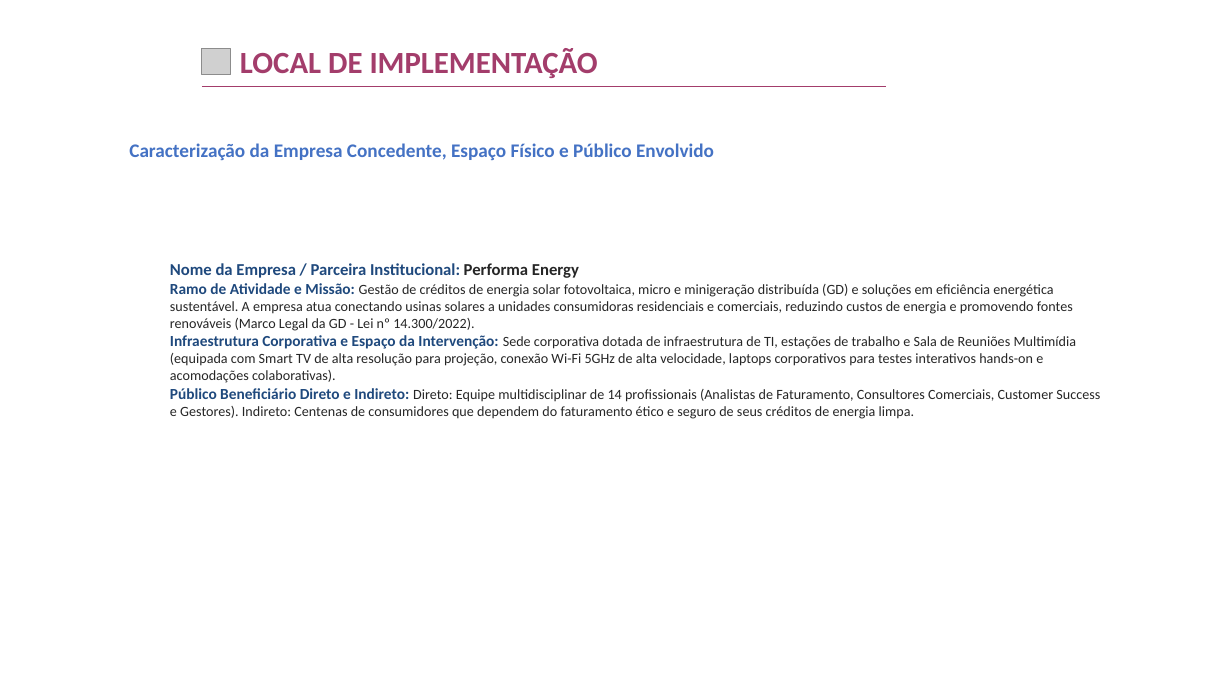
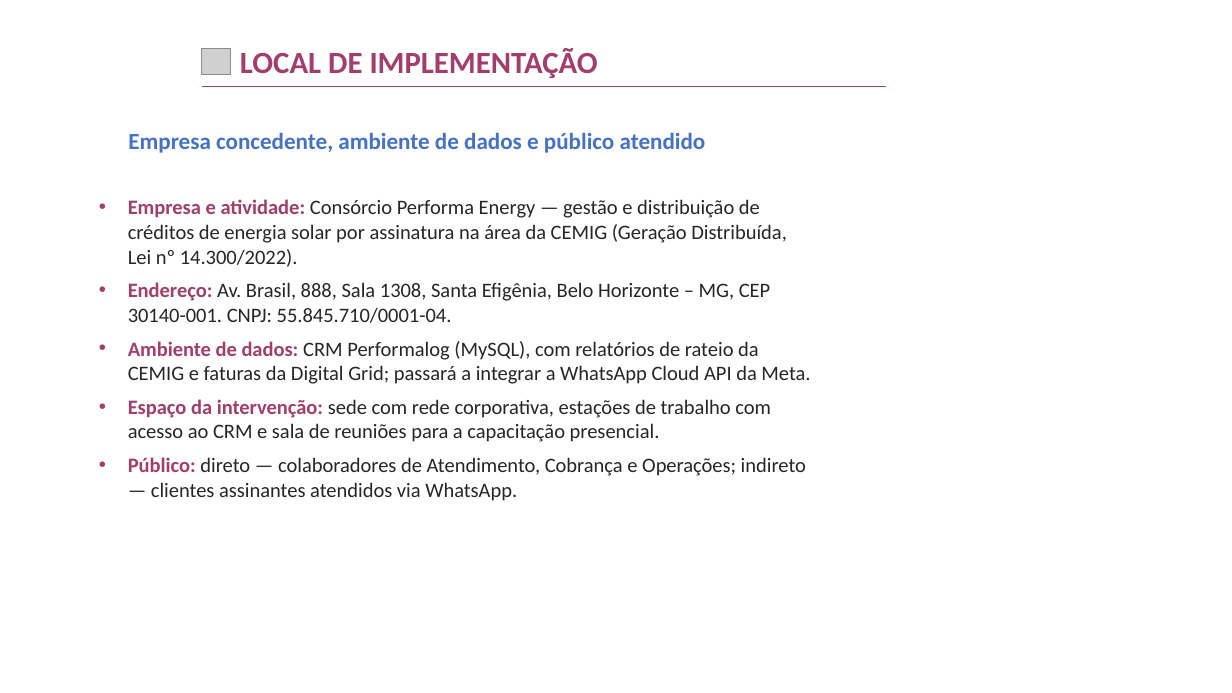
Before and after one commit to rafasants1/apex, a slide deck: slide 6 of TEMPLATE_PREENCHIDO_APEX_V_PERFORMA_ENERGY.pptx. Drawn at 1232x693 pixels with LibreOffice and Linux fonts; fonts in the diff are those of the drawing; grey boxes stand for pictures; background and template pictures are left out. Boxes give left, top, right and bottom in pixels: in the first picture for what was removed or moved away, otherwise in the second. Text is boxed around its words. In the diff, an @@ line names an element or a change of style, - is before the commit and + after.

Commit message:
feat(apex-v): aplicacao integral das correcoes ABNT/layout, pacotes modulares M1/M2 e suite Performalog Atendimento

```diff
--- a/TEMPLATE_PREENCHIDO_APEX_V_PERFORMA_ENERGY.pptx
+++ b/TEMPLATE_PREENCHIDO_APEX_V_PERFORMA_ENERGY.pptx
@@ text at <box>128,133,706,153</box>: text changed; size 15 to 18 pt @@
-Caracterização da Empresa Concedente, Espaço Físico e Público Envolvido
+Empresa concedente, ambiente de dados e público atendido
@@ text at <box>128,199,810,501</box>: text changed; size 11 to 16 pt @@
-Nome da Empresa / Parceira Institucional: Performa Energy
-Ramo de Atividade e Missão: Gestão de créditos de energia solar fotovoltaica, micro e minigeração distribuída (GD) e soluções em eficiência energética sustentável. A empresa atua conectando usinas solares a unidades consumidoras residenciais e comerciais, reduzindo custos de energia e promovendo fontes renováveis (Marco Legal da GD - Lei nº 14.300/2022).
-Infraestrutura Corporativa e Espaço da Intervenção: Sede corporativa dotada de infraestrutura de TI, estações de trabalho e Sala de Reuniões Multimídia (equipada com Smart TV de alta resolução para projeção, conexão Wi-Fi 5GHz de alta velocidade, laptops corporativos para testes interativos hands-on e acomodações colaborativas).
-Público Beneficiário Direto e Indireto: Direto: Equipe multidisciplinar de 14 profissionais (Analistas de Faturamento, Consultores Comerciais, Customer Success e Gestores). Indireto: Centenas de consumidores que dependem do faturamento ético e seguro de seus créditos de energia limpa.
+• Empresa e atividade: Consórcio Performa Energy — gestão e distribuição de créditos de energia solar por assinatura na área da CEMIG (Geração Distribuída, Lei nº 14.300/2022).
+• Endereço: Av. Brasil, 888, Sala 1308, Santa Efigênia, Belo Horizonte – MG, CEP 30140-001. CNPJ: 55.845.710/0001-04.
+• Ambiente de dados: CRM Performalog (MySQL), com relatórios de rateio da CEMIG e faturas da Digital Grid; passará a integrar a WhatsApp Cloud API da Meta.
+• Espaço da intervenção: sede com rede corporativa, estações de trabalho com acesso ao CRM e sala de reuniões para a capacitação presencial.
+• Público: direto — colaboradores de Atendimento, Cobrança e Operações; indireto — clientes assinantes atendidos via WhatsApp.
```
Also in this commit, not shown: 19 other slides changed, 43 other files.
